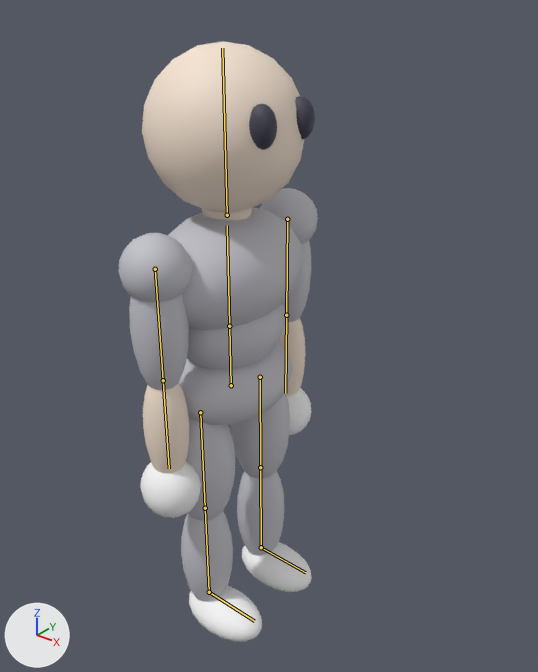
What one commit did to the Blender file art/fighter/fighter.blend.
The view is the same before and after, from a 50 mm camera at (0.869, -0.966, 1.288) aimed at (0.066, 0.038, 0.665). The lights are fixed; the arrows at lower left show +X, +Y and +Z. The first picture is the older version. The bones that bend it are drawn over the model as lines.

In view in the first picture: 'Body'.
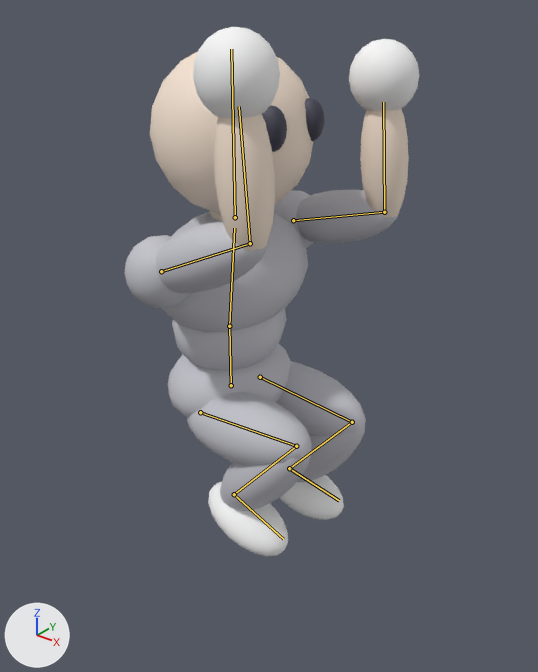
The newer file adds an action. The first version stands in its rest pose; the second is drawn at frame 8 of the action 'dair'.

Changed parts and their boxes (x1, y1, x2, y2) in the pictures (538 x 672 px):
'Body', posed (47% wider, 12% shorter)
    before: (118, 41, 318, 641)
    after: (124, 27, 419, 556)
bone 'spine', root to tip
    before: (229, 326) to (227, 225)
    after: (229, 326) to (234, 228)
bone 'head', root to tip
    before: (227, 215) to (222, 48)
    after: (235, 217) to (231, 49)
bone 'upper_arm.L', root to tip
    before: (287, 219) to (286, 315)
    after: (293, 220) to (384, 212)
bone 'forearm.L', root to tip
    before: (286, 315) to (285, 393)
    after: (384, 212) to (383, 102)
bone 'upper_arm.R', root to tip
    before: (155, 269) to (163, 380)
    after: (161, 271) to (250, 243)
bone 'forearm.R', root to tip
    before: (163, 380) to (169, 468)
    after: (250, 243) to (239, 106)
bone 'thigh.L', root to tip
    before: (260, 377) to (260, 467)
    after: (260, 377) to (352, 422)
bone 'shin.L', root to tip
    before: (260, 467) to (261, 547)
    after: (352, 422) to (289, 468)
bone 'foot.L', root to tip
    before: (261, 547) to (305, 572)
    after: (289, 468) to (339, 500)
bone 'thigh.R', root to tip
    before: (200, 412) to (205, 508)
    after: (200, 412) to (296, 446)
bone 'shin.R', root to tip
    before: (205, 508) to (209, 592)
    after: (296, 446) to (234, 494)
bone 'foot.R', root to tip
    before: (209, 592) to (254, 621)
    after: (234, 494) to (283, 539)

The change, as a list of edits to the scene's bpy script:
```text
Change bone_spine:
    where bone_spine = bpy.data.objects['Fighter'].pose.bones['spine']  # child of 'hips'
    bone_spine.rotation_euler: (0.0, 0.0, 0.0) -> (0.0873, 0.0, 0.0)  # degrees (0, 0, 0) -> degrees (5, 0, 0)
Change bone_head:
    where bone_head = bpy.data.objects['Fighter'].pose.bones['head']  # child of 'spine'
    bone_head.rotation_euler: (0.0, 0.0, 0.0) -> (-0.0873, 0.0, 0.0)  # degrees (0, 0, 0) -> degrees (-5, 0, 0)
Change bone_upper_arm_l:
    where bone_upper_arm_l = bpy.data.objects['Fighter'].pose.bones['upper_arm.L']  # child of 'spine'
    bone_upper_arm_l.rotation_euler: (0.0, 0.0, 0.0) -> (-1.92, 0.0, 0.0)  # degrees (0, 0, 0) -> degrees (-110, 0, 0)
Change bone_forearm_l:
    where bone_forearm_l = bpy.data.objects['Fighter'].pose.bones['forearm.L']  # child of 'upper_arm.L'
    bone_forearm_l.rotation_euler: (0.0, 0.0, 0.0) -> (-1.396, 0.0, 0.0)  # degrees (0, 0, 0) -> degrees (-80, 0, 0)
Change bone_upper_arm_r:
    where bone_upper_arm_r = bpy.data.objects['Fighter'].pose.bones['upper_arm.R']  # child of 'spine'
    bone_upper_arm_r.rotation_euler: (0.0, 0.0, 0.0) -> (-2.094, 0.0, 0.0)  # degrees (0, 0, 0) -> degrees (-120, 0, 0)
Change bone_forearm_r:
    where bone_forearm_r = bpy.data.objects['Fighter'].pose.bones['forearm.R']  # child of 'upper_arm.R'
    bone_forearm_r.rotation_euler: (0.0, 0.0, 0.0) -> (-1.222, 0.0, 0.0)  # degrees (0, 0, 0) -> degrees (-70, 0, 0)
Change bone_thigh_l:
    where bone_thigh_l = bpy.data.objects['Fighter'].pose.bones['thigh.L']  # child of 'hips'
    bone_thigh_l.rotation_euler: (0.0, 0.0, 0.0) -> (-1.484, 0.0, 0.0)  # degrees (0, 0, 0) -> degrees (-85, 0, 0)
Change bone_shin_l:
    where bone_shin_l = bpy.data.objects['Fighter'].pose.bones['shin.L']  # child of 'thigh.L'
    bone_shin_l.rotation_euler: (0.0, 0.0, 0.0) -> (2.182, 0.0, 0.0)  # degrees (0, 0, 0) -> degrees (125, 0, 0)
Change bone_foot_l:
    where bone_foot_l = bpy.data.objects['Fighter'].pose.bones['foot.L']  # child of 'shin.L'
    bone_foot_l.rotation_euler: (0.0, 0.0, 0.0) -> (-0.524, 0.0, 0.0)  # degrees (0, 0, 0) -> degrees (-30, 0, 0)
Change bone_thigh_r:
    where bone_thigh_r = bpy.data.objects['Fighter'].pose.bones['thigh.R']  # child of 'hips'
    bone_thigh_r.rotation_euler: (0.0, 0.0, 0.0) -> (-1.658, 0.0, 0.0)  # degrees (0, 0, 0) -> degrees (-95, 0, 0)
Change bone_shin_r:
    where bone_shin_r = bpy.data.objects['Fighter'].pose.bones['shin.R']  # child of 'thigh.R'
    bone_shin_r.rotation_euler: (0.0, 0.0, 0.0) -> (2.356, 0.0, 0.0)  # degrees (0, 0, 0) -> degrees (135, 0, 0)
Change bone_foot_r:
    where bone_foot_r = bpy.data.objects['Fighter'].pose.bones['foot.R']  # child of 'shin.R'
    bone_foot_r.rotation_euler: (0.0, 0.0, 0.0) -> (-0.349, 0.0, 0.0)  # degrees (0, 0, 0) -> degrees (-20, 0, 0)
```
